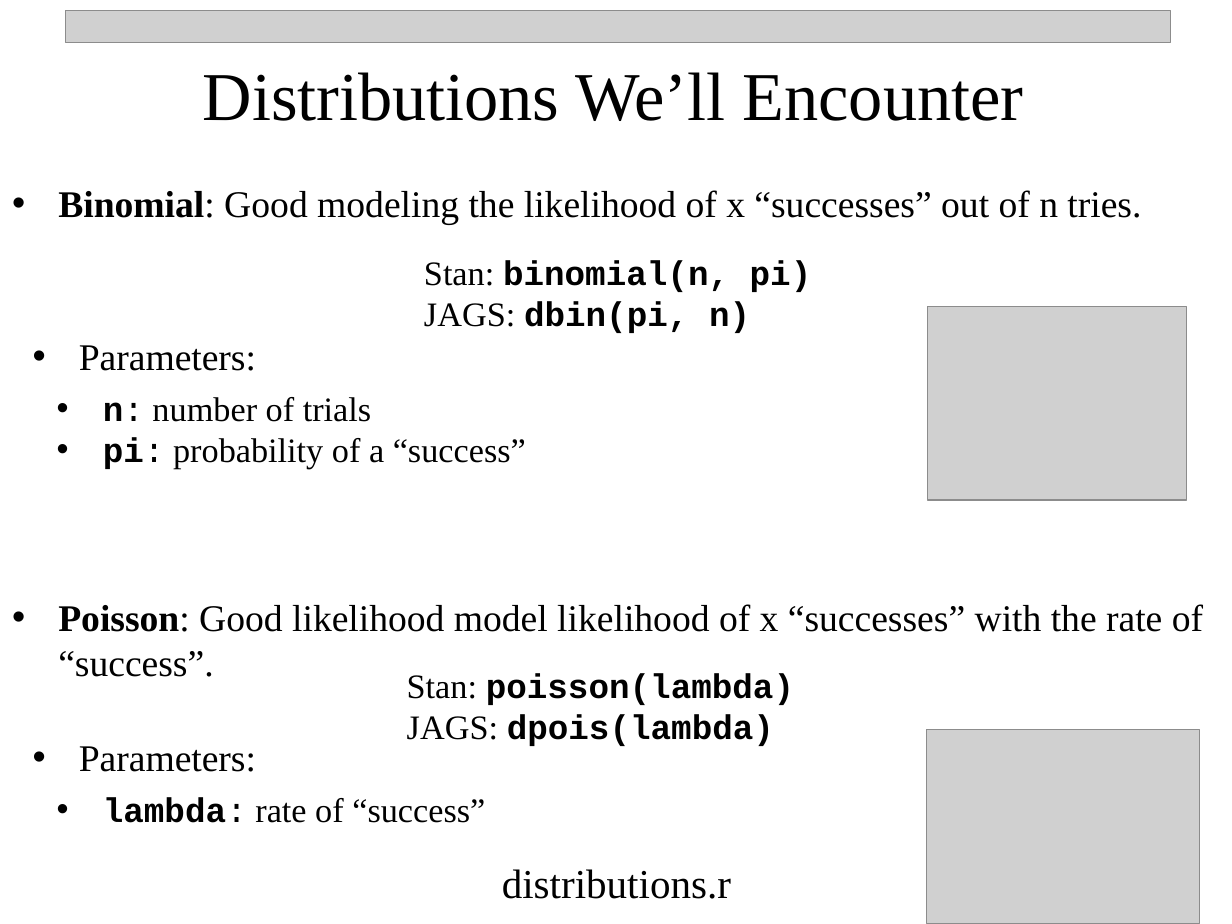
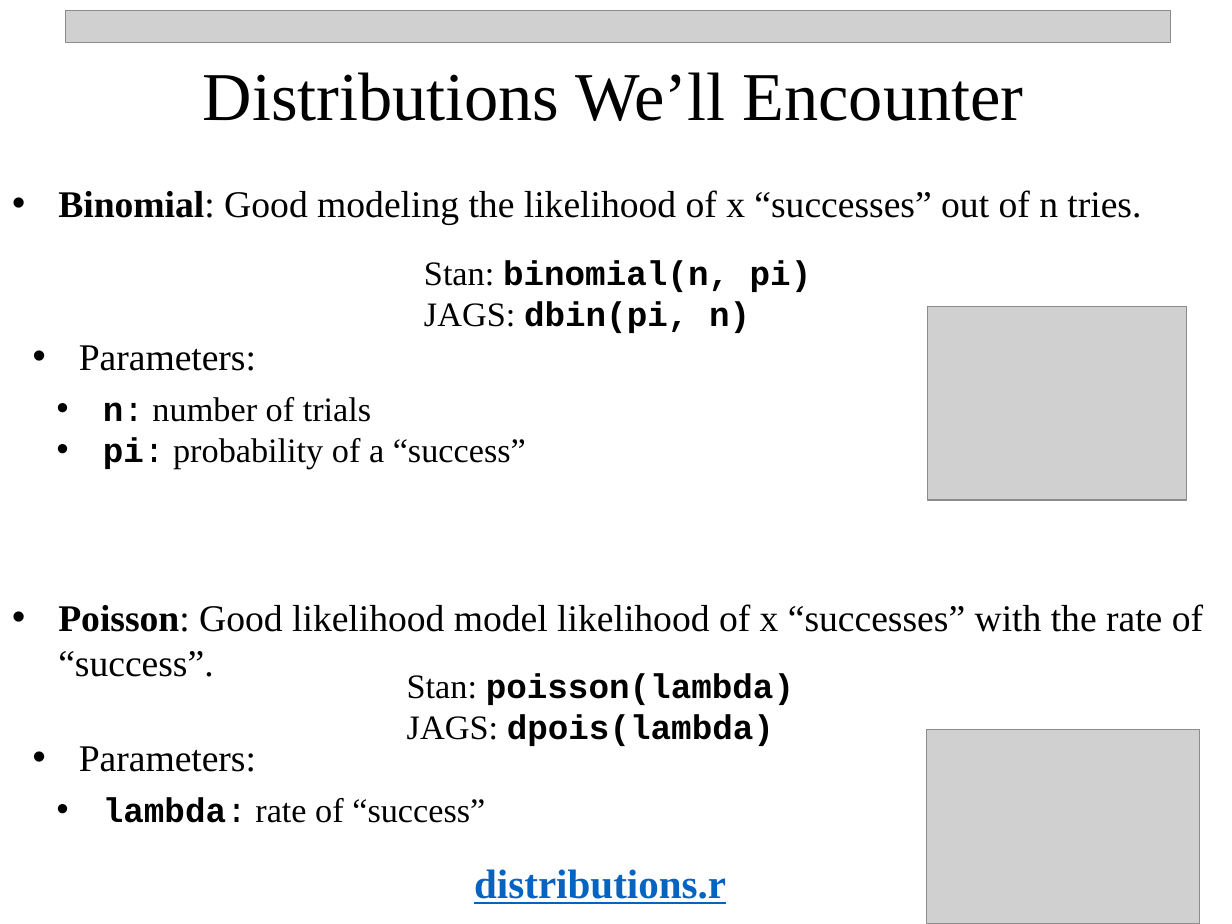
Before and after one commit to npetraco/bayescourse, a slide deck: slide 8 of Notes/2_essentials_review.pptx (slide 7 before the commit). Drawn at 1232x924 pixels with LibreOffice and Linux fonts; fonts in the diff are those of the drawing; grey boxes stand for pictures. Boxes give left, top, right and bottom in pixels: in the first picture for what was removed or moved away, otherwise in the second. Text is boxed around its words. In the diff, an @@ line names an element or a change of style, - is before the commit and + after.

Commit message:
update all

```diff
--- a/Notes/2_essentials_review.pptx
+++ b/Notes/2_essentials_review.pptx
@@ text "distributions.r": place and size @@
-text "distributions.r" at <box>502,869,731,899</box>
+text "distributions.r" at <box>474,869,726,904</box>
@@ text "distributions.r" at <box>474,869,726,904</box>: text colour #000000 to #0563C1, bold on, underline on @@
```
Also in this commit, not shown: 3 other slides changed.
